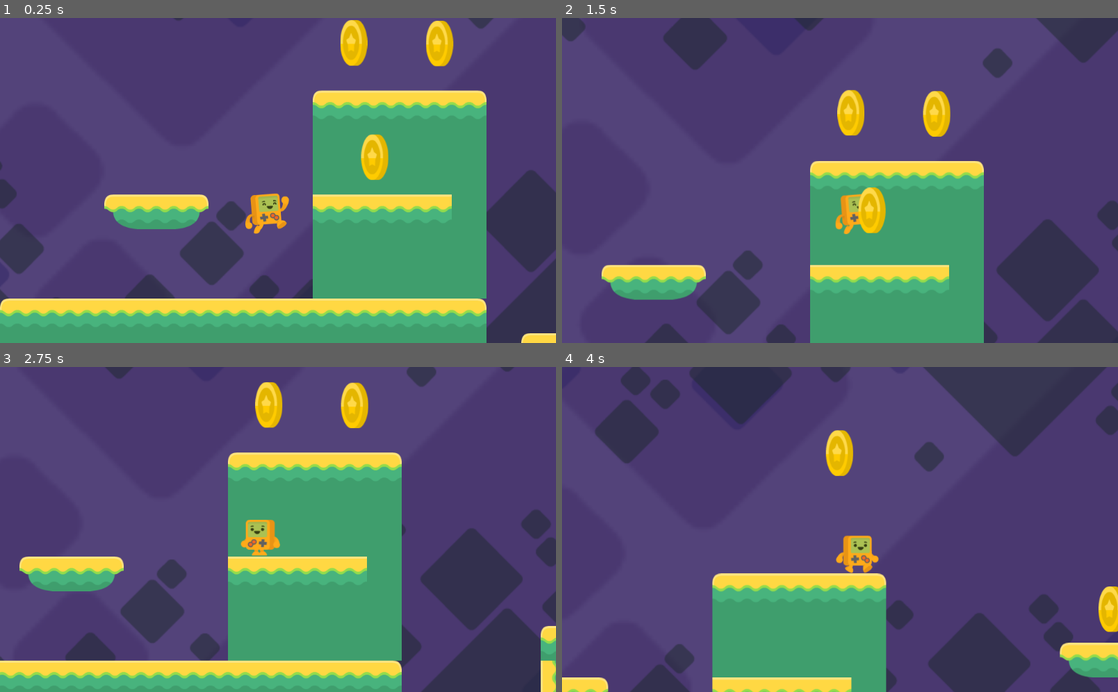
Above: before the commit, frames 1-4 (two rows, left to right).
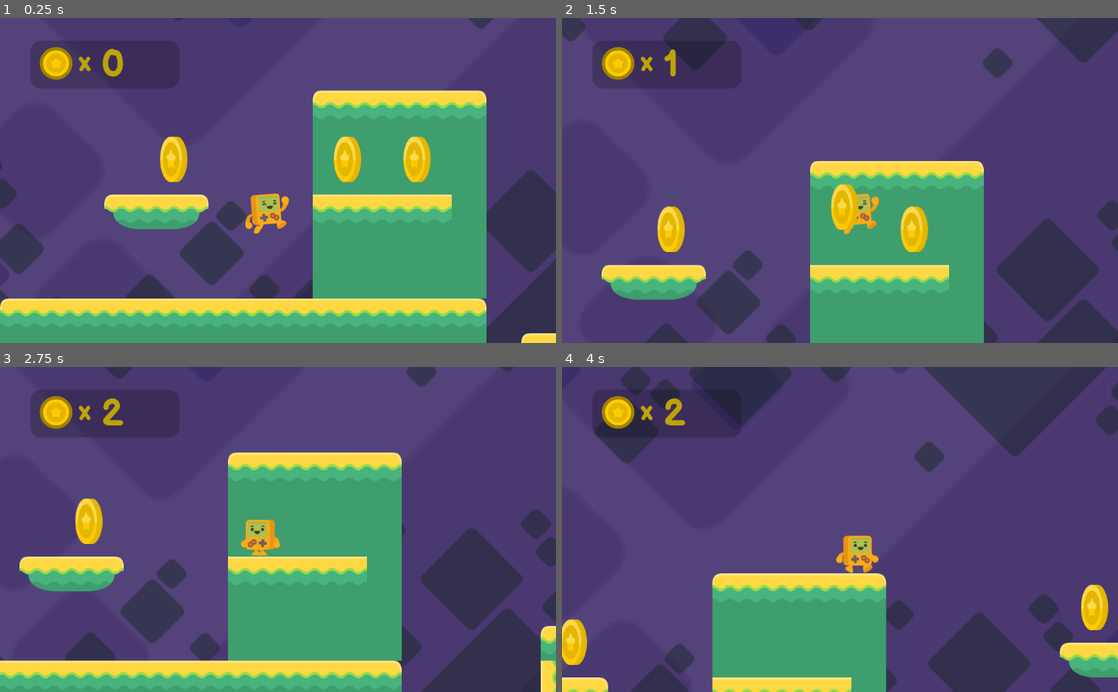
Above: after the commit, the same moments.

Repository: mdjones/borncg-2d-tut
Game: Godot game, scene res://Level1.tscn
The game is run twice, just before and just after one commit, with the same random seed, the same clock (stepped at 60 frames per second) and the same inputs. The project has no main scene, so this scene is started directly.
Inputs:
- Up to frame 1 (0.25 s): no input
- Up to frame 2 (1.5 s): hold Right (right) from 0.53 s (still down); tap Space (jump) at 0.77 s
- Up to frame 3 (2.75 s): tap Space (jump) at 1.52 s; release Right (right) at 2.03 s; hold A (left) from 2.03 s (still down)
- Up to frame 4 (4 s): release A (left) at 2.78 s; hold Right (right) from 2.78 s (still down); tap Space (jump) at 3.02, 3.77 s

The runs differ from the first frame. In frame 1, 5.2% of the frame differs, in the area x 5-82%, y 0-51%; in frame 2, 4.6%; in frame 3, 3.0%; in frame 4, 2.7%.

Commit message:
Part 12 (Coin HUD, Custom Signals & Fixing Double-Collect). https://www.youtube.com/watch?v=XITNApxoIes&t=1331s

Diff:
--- /dev/null
+++ b/HUD.gd
@@ -0,0 +1,15 @@
+extends CanvasLayer
+
+var coins = 0
+
+func _ready():
+	$Coins.text = String(coins)
+
+func _physics_process(delta):
+		if coins > 3:
+			get_tree().change_scene("res://Level1.tscn")
+
+func _on_coin_collected():
+	print("Coin collected")
+	coins += 1
+	_ready()
--- a/Level1.tscn
+++ b/Level1.tscn
@@ -6,6 +6,9 @@
 [ext_resource path="res://assets/background/set2_background.png" type="Texture" id=4]
 [ext_resource path="res://assets/background/set2_tiles.png" type="Texture" id=5]
 [ext_resource path="res://coin.tscn" type="PackedScene" id=6]
+[ext_resource path="res://assets/HUD/coin_gold.png" type="Texture" id=7]
+[ext_resource path="res://assets/fonts/BalsamiqSans-Bold.ttf" type="DynamicFontData" id=8]
+[ext_resource path="res://HUD.gd" type="Script" id=9]
 
 [sub_resource type="RectangleShape2D" id=1]
 extents = Vector2( 128, 32 )
@@ -15,6 +18,21 @@
 
 [sub_resource type="RectangleShape2D" id=3]
 extents = Vector2( 162.215, 10 )
+
+[sub_resource type="StyleBoxFlat" id=4]
+bg_color = Color( 0, 0, 0, 0.203922 )
+corner_radius_top_left = 20
+corner_radius_top_right = 20
+corner_radius_bottom_right = 20
+corner_radius_bottom_left = 20
+
+[sub_resource type="DynamicFont" id=5]
+size = 50
+font_data = ExtResource( 8 )
+
+[sub_resource type="DynamicFont" id=6]
+size = 70
+font_data = ExtResource( 8 )
 
 [node name="Level1" type="Node2D"]
 
@@ -113,22 +131,78 @@
 [node name="CollisionShape2D" type="CollisionShape2D" parent="FallZone"]
 shape = SubResource( 3 )
 
-[node name="coin1" parent="." instance=ExtResource( 6 )]
-position = Vector2( 498.382, 188.15 )
-
-[node name="coin2" parent="." instance=ExtResource( 6 )]
-position = Vector2( 1120.28, 130.7 )
-
-[node name="coin3" parent="." instance=ExtResource( 6 )]
-position = Vector2( 617.591, -21.5439 )
-
-[node name="coin4" parent="." instance=ExtResource( 6 )]
-position = Vector2( 459.603, -22.9802 )
-
-[node name="coin5" parent="." instance=ExtResource( 6 )]
-position = Vector2( 2366.96, -77.558 )
-
-[node name="coin6" parent="." instance=ExtResource( 6 )]
-position = Vector2( 1717.77, 152.243 )
+[node name="HUD" type="CanvasLayer" parent="."]
+script = ExtResource( 9 )
+
+[node name="Panel" type="Panel" parent="HUD"]
+margin_left = 55.6559
+margin_top = 42.3213
+margin_right = 329.656
+margin_bottom = 130.321
+custom_styles/panel = SubResource( 4 )
+__meta__ = {
+"_edit_use_anchors_": false,
+"_editor_description_": "	"
+}
+
+[node name="TextureRect" type="TextureRect" parent="HUD/Panel"]
+margin_left = 16.7137
+margin_top = 10.9399
+margin_right = 77.7137
+margin_bottom = 71.9399
+texture = ExtResource( 7 )
+__meta__ = {
+"_edit_use_anchors_": false
+}
+
+[node name="Label" type="Label" parent="HUD"]
+margin_left = 145.088
+margin_top = 53.364
+margin_right = 176.088
+margin_bottom = 113.364
+custom_fonts/font = SubResource( 5 )
+custom_colors/font_color = Color( 0.74902, 0.643137, 0.027451, 1 )
+text = "x"
+__meta__ = {
+"_edit_use_anchors_": false
+}
+
+[node name="Coins" type="Label" parent="HUD"]
+margin_left = 185.674
+margin_top = 45.2789
+margin_right = 275.674
+margin_bottom = 129.279
+custom_fonts/font = SubResource( 6 )
+custom_colors/font_color = Color( 0.74902, 0.643137, 0.027451, 1 )
+text = "##"
+__meta__ = {
+"_edit_use_anchors_": false
+}
+
+[node name="coins" type="Node2D" parent="."]
+
+[node name="coin1" parent="coins" instance=ExtResource( 6 )]
+position = Vector2( 128, 192 )
+
+[node name="coin2" parent="coins" instance=ExtResource( 6 )]
+position = Vector2( 1152, 512 )
+
+[node name="coin3" parent="coins" instance=ExtResource( 6 )]
+position = Vector2( 1216, 128 )
+
+[node name="coin4" parent="coins" instance=ExtResource( 6 )]
+position = Vector2( 1088, 128 )
+
+[node name="coin5" parent="coins" instance=ExtResource( 6 )]
+position = Vector2( 576, 192 )
+
+[node name="coin6" parent="coins" instance=ExtResource( 6 )]
+position = Vector2( 448, 192 )
 
 [connection signal="body_entered" from="FallZone" to="Steve" method="_on_FallZone_body_entered"]
+[connection signal="coin_collected" from="coins/coin1" to="HUD" method="_on_coin_collected"]
+[connection signal="coin_collected" from="coins/coin2" to="HUD" method="_on_coin_collected"]
+[connection signal="coin_collected" from="coins/coin3" to="HUD" method="_on_coin_collected"]
+[connection signal="coin_collected" from="coins/coin4" to="HUD" method="_on_coin_collected"]
+[connection signal="coin_collected" from="coins/coin5" to="HUD" method="_on_coin_collected"]
+[connection signal="coin_collected" from="coins/coin6" to="HUD" method="_on_coin_collected"]
--- a/Steve.gd
+++ b/Steve.gd
@@ -1,7 +1,6 @@
 extends KinematicBody2D
 
 var velocity = Vector2(0,0)
-var coins = 0
 
 const SPEED = 180
 const GRAVITY = 50
@@ -33,14 +32,8 @@
 	velocity.x = lerp(velocity.x, 0, 0.05)
 	velocity.y = lerp(velocity.y, 0, 0.05)
 
-	if coins > 5:
-		get_tree().change_scene("res://Level1.tscn")
 
 
 func _on_FallZone_body_entered(body):
 	print(body)
 	get_tree().change_scene("res://Level1.tscn")
-
-func add_coin():
-	coins += 1
-	print(coins)
--- a/coin.gd
+++ b/coin.gd
@@ -1,11 +1,12 @@
 extends Area2D
 
 
-
+signal coin_collected
 
 func _on_coin_body_entered(body):
-	body.add_coin()
+	set_collision_mask_bit(0,false)
 	$AnimationPlayer.play("bounce")
+	emit_signal("coin_collected")
 
 
 func _on_AnimationPlayer_animation_finished(anim_name):
Not shown: 1 places in Level1.tscn that only renumber resources
Binary file added: assets/HUD/coin_gold.png
Not shown, added: assets/HUD/coin_gold.png.import
Binary file added: assets/fonts/BalsamiqSans-Bold.ttf
Not shown, added: assets/Platformer12-HUD-coin-font.zip
